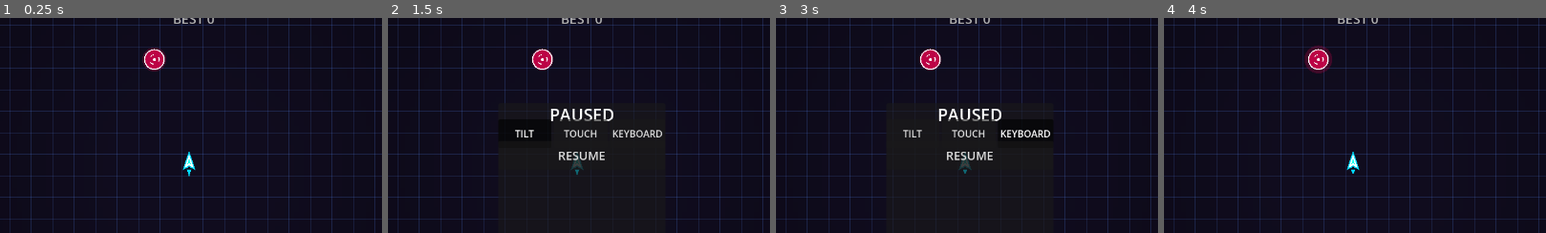
Above: before the commit, frames 1-4 (left to right).
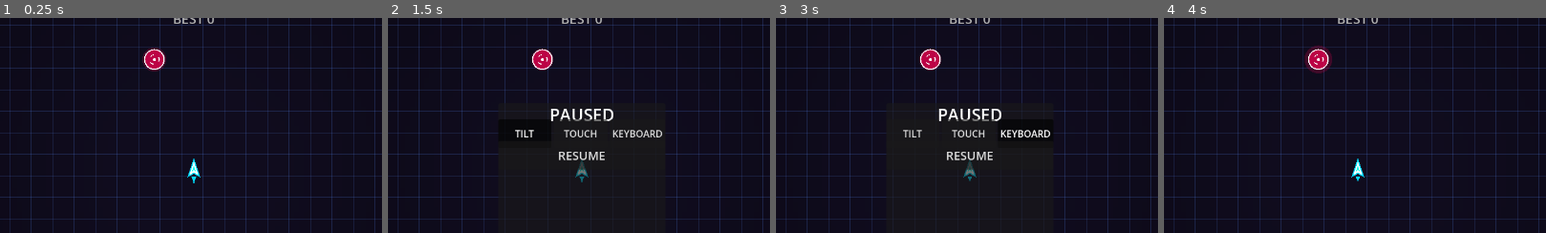
Above: after the commit, the same moments.

Repository: jesurythomas/tilt
Game: Godot game, scene res://scenes/main.tscn
Same seed, same stepped clock (60 frames per second), same inputs: the game is played once before the commit and once after it.
Inputs:
- Up to frame 1 (0.25 s): no input
- Up to frame 2 (1.5 s): click "II" at 0.5 s; click "TILT" at 1.25 s
- Up to frame 3 (3 s): click "TOUCH" at 2 s; click "KEYBOARD" at 2.75 s
- Up to frame 4 (4 s): click "RESUME" at 3.5 s
The pictures show only the part of the screen within x 25-75%, y 15-65%; the shares and areas given below are measured in that part.

The runs differ from the first frame. In frame 1, 0.3% of the frame differs, in the area x 47-53%, y 62-77%; in frame 2, 0.2%; in frame 3, 0.2%; in frame 4, 0.3%.

Commit message:
M2.5: draw the ship at the arena origin so it matches its hitbox

Diff:
--- a/godot/src/render/entity_layer.gd
+++ b/godot/src/render/entity_layer.gd
@@ -221,7 +221,11 @@
 
 	_draw_trail()
 
-	draw_set_transform(Vector2(_player.x, _player.y), _player.angle, Vector2.ONE * _player.scale)
+	# DIVERGENCE(M2.5 §6.1): draw_set_transform replaces rather than composes, so the
+	# playfield origin must be re-applied here or the ship draws off its collision position.
+	draw_set_transform(
+		_arena_origin + Vector2(_player.x, _player.y), _player.angle, Vector2.ONE * _player.scale
+	)
 
 	if _player.has_shield():
 		_draw_shield()
